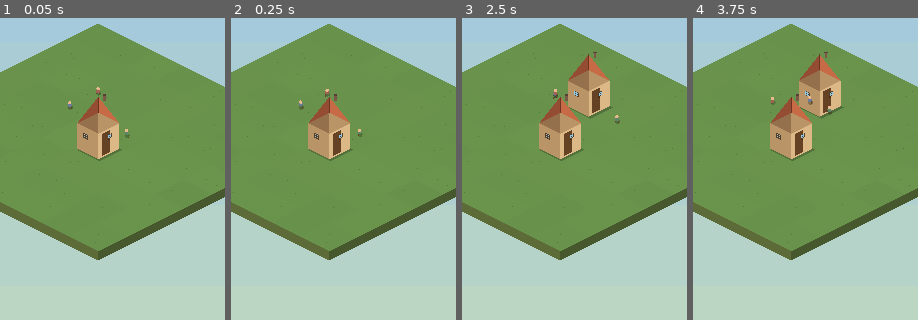
Above: before the commit, frames 1-4 (left to right).
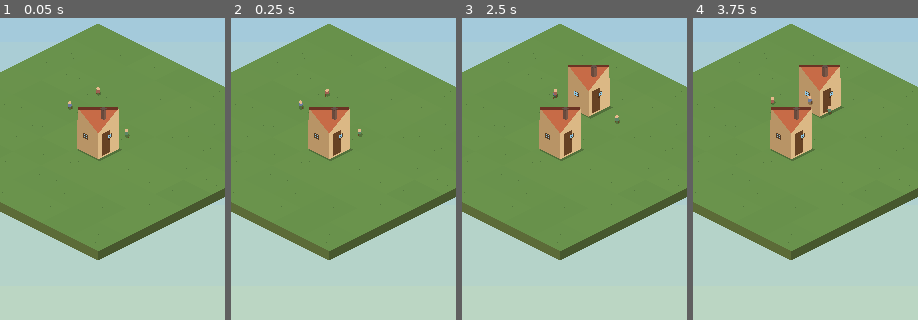
Above: after the commit, the same moments.

Repository: bkorel/dvorik
Game: Godot game, scene res://scenes/main.tscn
The game is run twice, just before and just after one commit, with the same random seed, the same clock (stepped at 60 frames per second) and the same inputs.
Inputs (mouse positions are % of the whole screen's width and height, from its top left):
- Up to frame 1 (0.05 s): no input
- Up to frame 2 (0.25 s): no input
- Up to frame 3 (2.5 s): tap Enter at 0.5 s; drag from (50, 24) to (60, 10) at 0.52 s; tap Space at 1.25 s; drag from (50, 86) to (45, 66) at 1.27 s; move the mouse to (60, 10) at 2.02 s; click (60, 10) at 2.17 s
- Up to frame 4 (3.75 s): tap Enter at 2.75 s; drag from (45, 66) to (20, 20) at 2.77 s; tap Space at 3.5 s; move the mouse to (80, 59) at 3.52 s; click (80, 59) at 3.67 s
The pictures show only the part of the screen within x 28-78%, y 0-50%; the shares and areas given below are measured in that part.

The runs differ from the first frame. In frame 1, 1.4% of the frame differs, in the area x 34-53%, y 25-39%; in frame 2, 1.4%; in frame 3, 2.7%, in the area x 34-66%, y 11-39%; in frame 4, 2.7%.

Commit message:
Телефон QA: двускатная крыша с коньком и лента дороги
Крыша: два ската и горизонтальный конёк, фронтоны; труба — объём на
скате, не штырь в вершине. Дорога: рукава по рёбрам сетки со стыком и
L-поворотом, вертикаль уходит вглубь; без квадратных штампов.
Пары, пруд, лес, люди, палитра и сейв не трогались.

Co-authored-by: Konstantin Belousov <bkorel@users.noreply.github.com>

Diff:
--- a/scripts/cell.gd
+++ b/scripts/cell.gd
@@ -218,19 +218,48 @@
 	# Два окна.
 	_window_on_face(tw, ts, bw, bs, 0.40, 0.28, hw * 0.24)
 	_window_on_face(te, ts, be, bs, 0.45, 0.26, hw * 0.22)
-	var ridge_h := wall_h * 0.62
-	var peak := tn + Vector2(0.0, -ridge_h)
-	if has_street_edge():
-		_draw_street_roofs(base, hw, hh, wall_h, peak)
-	else:
-		_poly(PackedVector2Array([peak, tn, te]), _lit(TileType.ROOF_LIT))
-		_poly(PackedVector2Array([peak, tn, tw]), _lit(TileType.ROOF_SHADE))
-		draw_line(peak, tn, _lit(TileType.ROOF_RIDGE), 2.4)
-		var ch := peak + Vector2(hw * 0.30, ridge_h * 0.20)
-		draw_rect(Rect2(ch.x - 3.0, ch.y - 12.0, 6.0, 14.0), _lit(TileType.CHIMNEY))
-		draw_rect(Rect2(ch.x - 4.0, ch.y - 14.0, 8.0, 3.4), _lit(TileType.CHIMNEY_TOP))
+	# Двускатная крыша (конёк), не пирамида/палатка.
+	_draw_gabled_roof(tn, te, ts, tw, wall_h)
 	_draw_porches(base, hw, hh)
 	_draw_yards(base, hw, hh)
+
+
+func _draw_gabled_roof(tn: Vector2, te: Vector2, ts: Vector2, tw: Vector2, wall_h: float) -> void:
+	# Двускатная крыша с ГОРИЗОНТАЛЬНЫМ коньком (W–E).
+	# Не пирамида: два ската + два фронтона, конёк — линия, не точка.
+	var base := (tn + te + ts + tw) * 0.25
+	var ridge_h := wall_h * 0.58
+	var half := (te.x - tw.x) * 0.48
+	var ridge_l := Vector2(base.x - half, base.y - ridge_h)
+	var ridge_r := Vector2(base.x + half, base.y - ridge_h)
+	# Фронтоны (торцы) — цвет стены, треугольники; не путать со скатом.
+	_poly(PackedVector2Array([ridge_l, tn, tw]), _lit(TileType.WALL_SIDE))
+	_poly(PackedVector2Array([ridge_l, ts, tw]), _lit(TileType.WALL_SIDE))
+	_poly(PackedVector2Array([ridge_r, tn, te]), _lit(TileType.WALL_FRONT))
+	_poly(PackedVector2Array([ridge_r, ts, te]), _lit(TileType.WALL_FRONT))
+	# Два ската: северный (зад) и южный (перед).
+	_poly(PackedVector2Array([ridge_l, ridge_r, tn]), _lit(TileType.ROOF_SHADE))
+	_poly(PackedVector2Array([ridge_l, ridge_r, ts]), _lit(TileType.ROOF_LIT))
+	# Конёк — явная линия поперёк, не вертикальный штырь.
+	draw_line(ridge_l, ridge_r, _lit(TileType.ROOF_RIDGE), maxf(3.5, iso_hw * 0.08))
+	# Труба на переднем скате, смещена от конька.
+	_draw_chimney_on_slope(ridge_l, ridge_r, ts, tn)
+
+
+func _draw_chimney_on_slope(ridge_l: Vector2, ridge_r: Vector2, ts: Vector2, _tn: Vector2) -> void:
+	# На переднем скате: ближе к правому краю, ниже конька.
+	var on_ridge := ridge_l.lerp(ridge_r, 0.72)
+	var base := on_ridge.lerp(ts, 0.40)
+	var ch_hw := maxf(iso_hw * 0.10, 5.0)
+	var ch_hh := maxf(iso_hh * 0.10, 3.0)
+	var ch_h := maxf(iso_hw * 0.32, 14.0)
+	var top_c := base + Vector2(0.0, -ch_h)
+	var top := Iso.diamond(top_c, ch_hw, ch_hh)
+	var bot := Iso.diamond(base, ch_hw, ch_hh)
+	_poly(PackedVector2Array([bot[3], bot[2], top[2], top[3]]), _lit(TileType.CHIMNEY).darkened(0.15))
+	_poly(PackedVector2Array([bot[2], bot[1], top[1], top[2]]), _lit(TileType.CHIMNEY))
+	_poly(top, _lit(TileType.CHIMNEY_TOP))
+	_poly(Iso.diamond(top_c + Vector2(0.0, -2.0), ch_hw * 1.3, ch_hh * 1.2), _lit(TileType.CHIMNEY_TOP).lightened(0.1))
 
 
 func _window_on_face(top_a: Vector2, top_b: Vector2, bot_a: Vector2, bot_b: Vector2, across: float, up: float, s: float) -> void:
@@ -266,37 +295,6 @@
 	var r := Rect2(p.x - s, p.y - s * 0.7, s * 2.0, s * 1.4)
 	draw_rect(r.grow(1.2), _lit(TileType.WINDOW_FRAME))
 	draw_rect(r, _lit(TileType.WINDOW))
-
-
-func _draw_street_roofs(base: Vector2, hw: float, hh: float, wall_h: float, _peak: Vector2) -> void:
-	# Два дома рядом: два объёма крыш. На общем ребре — стык коньков, не одна планка.
-	var ridge_h := wall_h * 0.48
-	var tn := base + Vector2(0.0, -hh)
-	var tl := base + Vector2(-hw, 0.0)
-	var tr := base + Vector2(hw, 0.0)
-	var peak_a := tn + Vector2(-hw * 0.28, -ridge_h)
-	var peak_b := tn + Vector2(hw * 0.28, -ridge_h)
-	if edge_n == TileType.HOUSE or edge_w == TileType.HOUSE:
-		peak_a = tn + Vector2(-hw * 0.12, -ridge_h * 0.9)
-	if edge_e == TileType.HOUSE or edge_s == TileType.HOUSE:
-		peak_b = tn + Vector2(hw * 0.12, -ridge_h * 0.9)
-	_poly(PackedVector2Array([peak_a, tn, tl]), _lit(TileType.ROOF_SHADE))
-	_poly(PackedVector2Array([peak_a, tn, base]), _lit(TileType.ROOF_LIT))
-	_poly(PackedVector2Array([peak_b, tn, tr]), _lit(TileType.ROOF_LIT))
-	_poly(PackedVector2Array([peak_b, tn, base]), _lit(TileType.ROOF_SHADE))
-	draw_line(peak_a, tn, _lit(TileType.ROOF_RIDGE), 1.8)
-	draw_line(peak_b, tn, _lit(TileType.ROOF_RIDGE), 1.8)
-	if edge_n == TileType.HOUSE:
-		draw_line(peak_a, peak_a + Vector2(iso_hw * 0.35, -iso_hh * 0.2), _lit(TileType.ROOF_RIDGE), 2.2)
-	if edge_e == TileType.HOUSE:
-		draw_line(peak_b, peak_b + Vector2(iso_hw * 0.35, iso_hh * 0.2), _lit(TileType.ROOF_RIDGE), 2.2)
-	if edge_s == TileType.HOUSE:
-		draw_line(peak_b, peak_b + Vector2(-iso_hw * 0.35, iso_hh * 0.2), _lit(TileType.ROOF_RIDGE), 2.2)
-	if edge_w == TileType.HOUSE:
-		draw_line(peak_a, peak_a + Vector2(-iso_hw * 0.35, -iso_hh * 0.2), _lit(TileType.ROOF_RIDGE), 2.2)
-	var ch := peak_b + Vector2(4.0, 4.0)
-	draw_rect(Rect2(ch.x - 2.2, ch.y - 9.0, 4.5, 11.0), _lit(TileType.CHIMNEY))
-	draw_rect(Rect2(ch.x - 3.2, ch.y - 11.0, 6.5, 2.8), _lit(TileType.CHIMNEY_TOP))
 
 
 func _draw_porches(base: Vector2, hw: float, hh: float) -> void:
@@ -340,49 +338,18 @@
 
 
 func _draw_road() -> void:
-	# Нештамп: сплошная поверхность + рукава к соседям. Бока только на открытых рёбрах.
-	var c := iso_c + Vector2(0.0, -iso_th * 0.10)
-	var hw := iso_hw * 0.90
-	var hh := iso_hh * 0.90
-	var th := iso_th * 0.45
+	# Лента по рёбрам сетки (iso_hw/hh), не плита-штамп на клетку.
+	# Координаты стыка = те же, что у соседа → шов без щели.
+	var c := iso_c + Vector2(0.0, -iso_th * 0.08)
 	var shaded := _has_neighbor(TileType.TREE)
 	var col := _lit(TileType.PATH_SHADE if shaded else TileType.ROAD_COL)
 	var lit := _lit(TileType.ROAD_LIT if not shaded else TileType.PATH_SHADE)
 	var groove := _lit(TileType.PATH_GROOVE if shaded else TileType.ROAD_GROOVE)
-	var depth_col := col.darkened(0.16)
+	var depth_col := col.darkened(0.20)
 	var join_n := edge_n == TileType.ROAD
 	var join_e := edge_e == TileType.ROAD
 	var join_s := edge_s == TileType.ROAD
 	var join_w := edge_w == TileType.ROAD
-	# Чуть раздуваем к соседям-дорогам — шов пропадает.
-	var sx := 1.0
-	var sy := 1.0
-	if join_n or join_e:
-		sx = maxf(sx, 1.08)
-		sy = maxf(sy, 1.08)
-	if join_s or join_w:
-		sx = maxf(sx, 1.08)
-		sy = maxf(sy, 1.08)
-	var top := Iso.diamond(c, hw * sx, hh * sy)
-	var bot := Iso.diamond(c + Vector2(0.0, th), hw * sx, hh * sy)
-	# Бока только там, где нет дороги-соседа (иначе «штампы»).
-	if not join_w and not join_s:
-		_poly(PackedVector2Array([top[3], top[2], bot[2], bot[3]]), _lit(TileType.ROAD_SHADE))
-	elif not join_s:
-		# Частичный бок — рисуем тонкую кромку у переднего ребра.
-		draw_line(top[2], bot[2], _lit(TileType.ROAD_SHADE), 2.0)
-	if not join_e and not join_s:
-		_poly(PackedVector2Array([top[2], top[1], bot[1], bot[2]]), groove)
-	_poly(top, col)
-	# Мосты одного цвета через общие рёбра.
-	if join_n:
-		_poly(Iso.diamond(Iso.edge_mid(c, hw, hh, "n"), hw * 0.50, hh * 0.50), col)
-	if join_e:
-		_poly(Iso.diamond(Iso.edge_mid(c, hw, hh, "e"), hw * 0.50, hh * 0.50), col)
-	if join_s:
-		_poly(Iso.diamond(Iso.edge_mid(c, hw, hh, "s"), hw * 0.50, hh * 0.50), col)
-	if join_w:
-		_poly(Iso.diamond(Iso.edge_mid(c, hw, hh, "w"), hw * 0.50, hh * 0.50), col)
 	var links: Array[String] = []
 	if join_n:
 		links.append("n")
@@ -392,25 +359,50 @@
 		links.append("s")
 	if join_w:
 		links.append("w")
+	# Геометрия стыка — полный шаг сетки.
+	var ghw := iso_hw
+	var ghh := iso_hh
+	if links.size() >= 2:
+		_road_corner_fill(c, ghw, ghh, links, col)
+	_poly(Iso.diamond(c, ghw * 0.30, ghh * 0.30), lit)
 	if links.is_empty():
-		# Одинокая: полоса уходит в глубину.
-		_road_strip(c + Vector2(-hw * 0.22, hh * 0.30), c + Vector2(hw * 0.45, -hh * 0.35), hw * 0.20, depth_col, lit, groove)
+		_road_strip(
+			c + Vector2(-ghw * 0.35, ghh * 0.38),
+			c + Vector2(ghw * 0.55, -ghh * 0.48),
+			ghw * 0.20,
+			depth_col,
+			lit,
+			groove
+		)
 	else:
-		# Узел + рукава: N/W уже и темнее (вглубь), E/S шире.
-		_poly(Iso.diamond(c, hw * 0.18, hh * 0.18), lit)
 		for e in links:
+			# Ровно середина общего ребра (+ небольшой вылет на перекрытие).
+			var end := Iso.edge_mid(c, ghw, ghh, e)
+			var over := (end - c) * 0.20
+			end = end + over
 			var into_depth := e == "n" or e == "w"
 			_road_strip(
 				c,
-				Iso.edge_mid(c, hw, hh, e),
-				hw * (0.17 if into_depth else 0.28),
-				depth_col if into_depth else lit,
+				end,
+				ghw * (0.20 if into_depth else 0.34),
+				depth_col if into_depth else col,
 				lit,
 				groove
 			)
-	_draw_puddles(c, hw, hh)
+			# Шапка стыка — оба соседа рисуют одно пятно.
+			_poly(Iso.diamond(Iso.edge_mid(c, ghw, ghh, e), ghw * 0.28, ghh * 0.28), depth_col if into_depth else col)
+	_draw_puddles(c, ghw * 0.9, ghh * 0.9)
 	if _flashing(DvorikSave.VIEW_PATH) and shaded:
-		_poly(Iso.diamond(c, hw * 0.40, hh * 0.40), _sheen(_flash_a(0.55)))
+		_poly(Iso.diamond(c, ghw * 0.32, ghh * 0.32), _sheen(_flash_a(0.55)))
+
+
+func _road_corner_fill(c: Vector2, hw: float, hh: float, links: Array[String], col: Color) -> void:
+	# Для каждой пары рукавов — треугольник центр–край–край (L без разрыва).
+	for i in links.size():
+		for j in range(i + 1, links.size()):
+			var a := Iso.edge_mid(c, hw, hh, links[i])
+			var b := Iso.edge_mid(c, hw, hh, links[j])
+			_poly(PackedVector2Array([c, a, b]), col)
 
 
 func _road_strip(a: Vector2, b: Vector2, half_w: float, col: Color, lit: Color, groove: Color) -> void:
